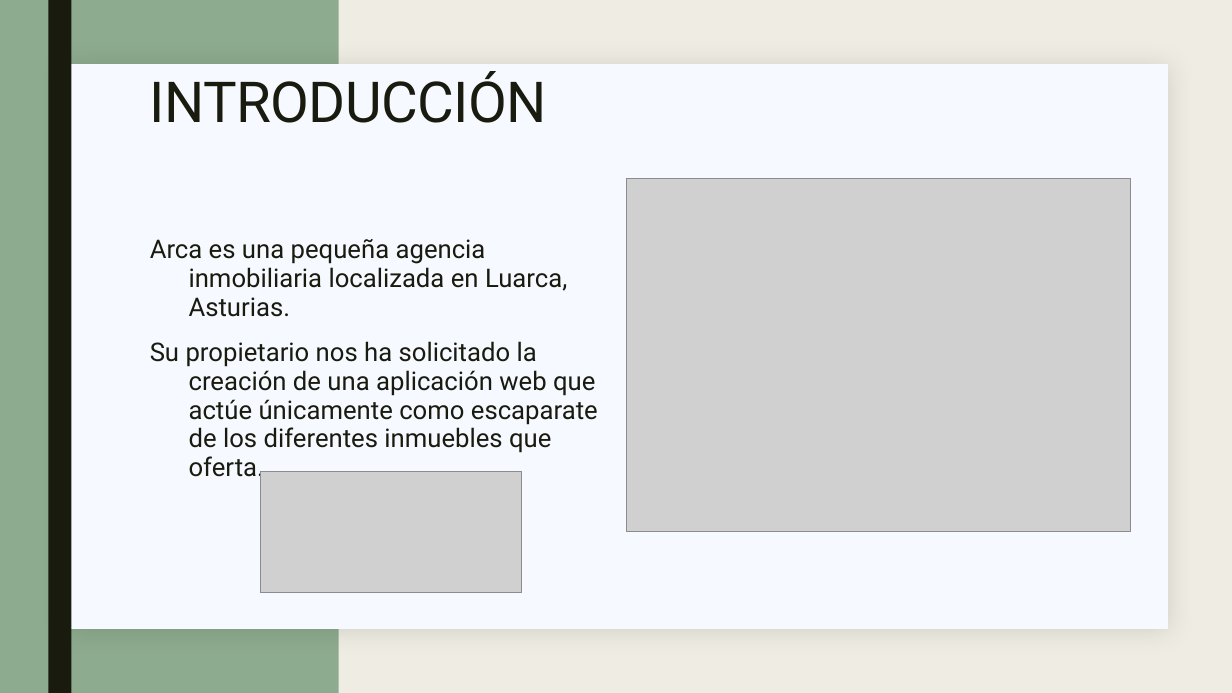
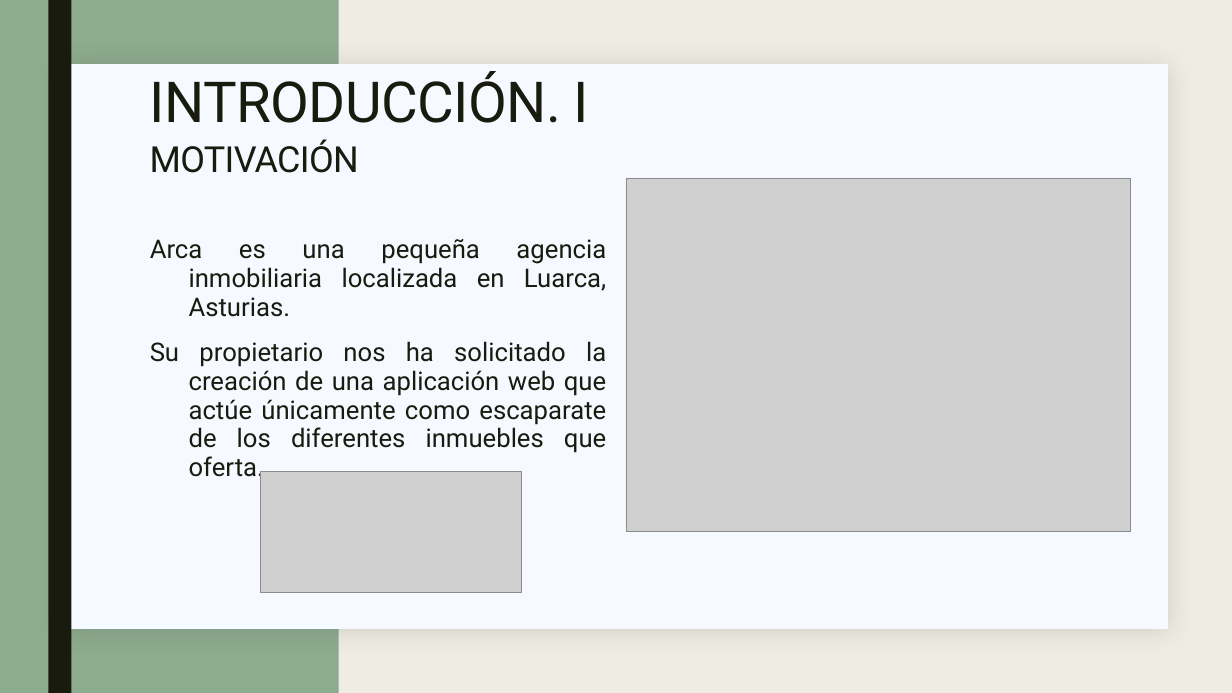
Before and after one commit to golmenero/tfg_inmobiliaria, a slide deck: slide 4 of MATERIAL/Defensa/Presentación.pptx (slide 3 before the commit). Drawn at 1232x693 pixels with LibreOffice and Linux fonts; fonts in the diff are those of the drawing; grey boxes stand for pictures. Boxes give left, top, right and bottom in pixels: in the first picture for what was removed or moved away, otherwise in the second. Text is boxed around its words. In the diff, an @@ line names an element or a change of style, - is before the commit and + after.

```diff
--- a/MATERIAL/Defensa/Presentación.pptx
+++ b/MATERIAL/Defensa/Presentación.pptx
@@ text at <box>150,71,589,173</box>: text changed @@
-INTRODUCCIÓN
+INTRODUCCIÓN. I
+MOTIVACIÓN
@@ text "Arca es una pequeña agencia ..." at <box>150,239,606,483</box>: alignment left to justified @@
```
Also in this commit, not shown: 7 other slides changed, 16 slides added, 6 slides removed, 5 other files.
